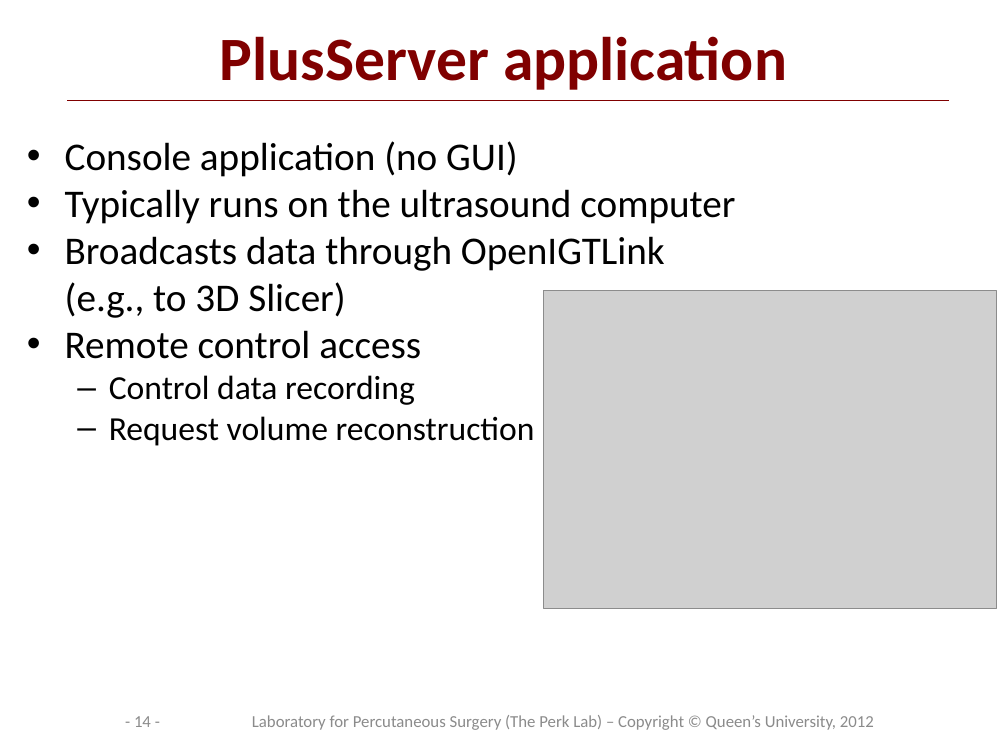
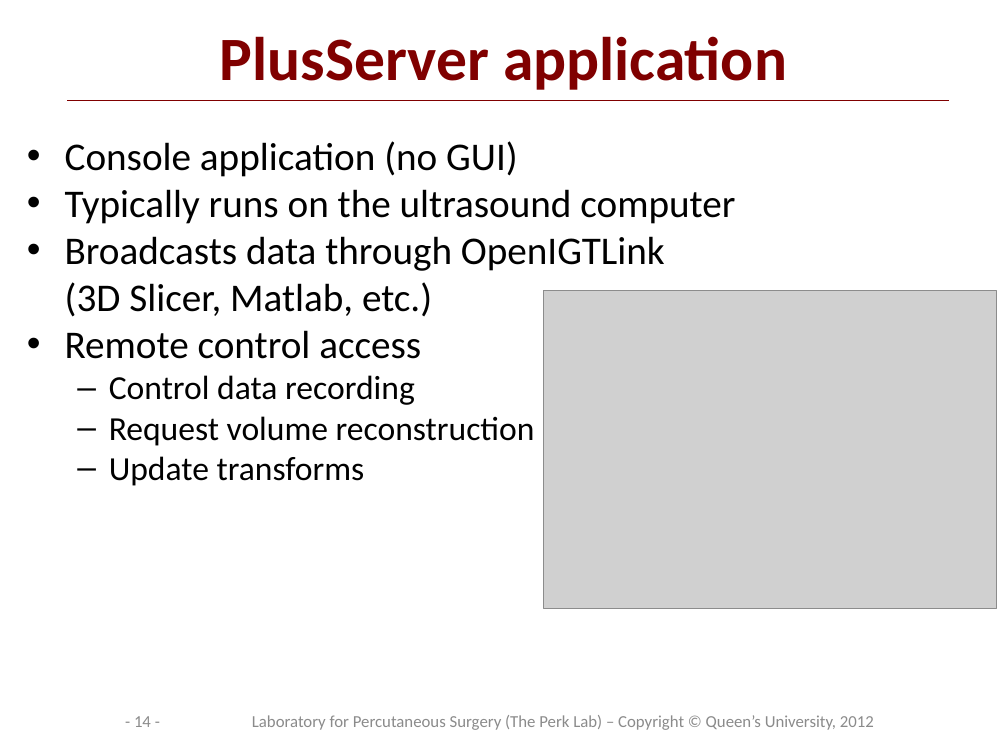
Before and after one commit to thewtex/Plus, a slide deck: slide 14 of doc/overview/PlusOverview.pptx. Drawn at 1008x756 pixels with LibreOffice and Linux fonts; fonts in the diff are those of the drawing; grey boxes stand for pictures; background and template pictures are left out. Boxes give left, top, right and bottom in pixels: in the first picture for what was removed or moved away, otherwise in the second. Text is boxed around its words. In the diff, an @@ line names an element or a change of style, - is before the commit and + after.

Commit message:
re #832: Updated Plus overview with Matlab interface details

```diff
--- a/doc/overview/PlusOverview.pptx
+++ b/doc/overview/PlusOverview.pptx
@@ text at <box>65,236,665,317</box>: text changed @@
-• Broadcasts data through OpenIGTLink
-  (e.g., to 3D Slicer)
+• Broadcasts data through OpenIGTLink
+  (3D Slicer, Matlab, etc.)
@@ text at <box>109,456,365,486</box>: paragraph added @@
+  – Update transforms
```
Also in this commit, not shown: 1 other slide changed.
